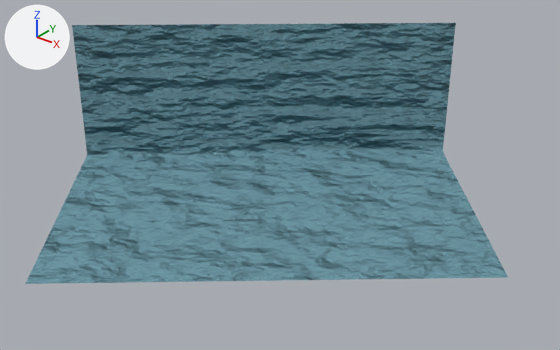
Before and after pictures for a commit that changed the Blender file beginner.blend.
Both versions are drawn from a 50 mm camera at (66.1, -77.8, 49.5) aimed at (7.7, -4.9, 4.3). Lighting does not change. The marker at upper left points along +X, +Y and +Z. The same objects are shown in both versions, whatever each file hides.

Objects in the first picture: 'BezierCurve'.
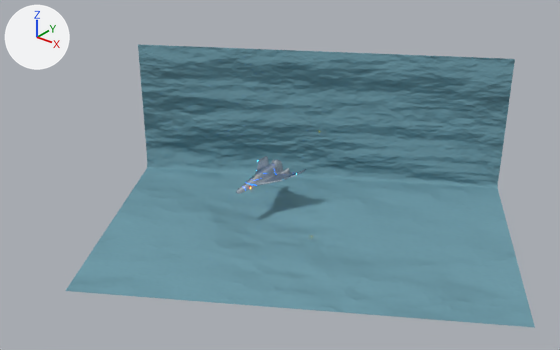
The change, as a diff of the scene's bpy script:
```diff
--- a/beginner.blend.py
+++ b/beginner.blend.py
@@ mat_material_001 @@
 n3 = _N.new('ShaderNodeTexNoise'); n3.name = 'Noise Texture'
-n3.inputs[2].default_value = 7.1  # 'Scale'
+n3.inputs[2].default_value = 1.8  # 'Scale'
 n3.inputs[3].default_value = 15.2  # 'Detail'
@@ mat_lights @@
+mat_lights = emission_material('Lights')
+mat_lights.base_color = (0.0195, 0.442, 0.8)  # cyan #26b1e7
+mat_lights.strength = 16.6
@@ mat_vent_grills @@
+mat_vent_grills = bpy.data.materials.new('Vent Grills')
+# nodes: BsdfAnisotropic, BsdfDiffuse, Gamma, LayerWeight, Math, MixShader, OutputMaterial, TexVoronoi
+# colours: dark blue #1e476b, blue #a5d1e7, black #1f1f1f
@@ mat_window @@
+mat_window = bpy.data.materials.new('Window')
+mat_window.use_nodes = True; mat_window.node_tree.nodes.clear()
+_N = mat_window.node_tree.nodes; _L = mat_window.node_tree.links
+n0 = _N.new('ShaderNodeOutputMaterial'); n0.name = 'Material Output'
+n1 = _N.new('ShaderNodeBsdfAnisotropic'); n1.name = 'Glossy BSDF'
+n1.distribution = 'BECKMANN'
+n1.inputs[1].default_value = 0.0  # 'Roughness'
+_L.new(n1.outputs[0], n0.inputs[0])  # 'BSDF' to 'Surface'
@@ mat_vent_outside @@
+mat_vent_outside = diffuse_material('Vent Outside')
+mat_vent_outside.base_color = (1.0, 1.0, 1.0)  # white #ffffff
@@ mat_exterior_metallic_001 @@
+mat_exterior_metallic_001 = bpy.data.materials.new('Exterior Metallic.001')
+# nodes: BsdfAnisotropic, BsdfDiffuse, Gamma, LayerWeight, Math, MixShader, OutputMaterial, TexVoronoi
+# colours: dark blue #1e476b, blue #a5d1e7
@@ mat_vent_inside @@
+mat_vent_inside = emission_material('Vent inside')
+mat_vent_inside.base_color = (0.8, 0.0406, 0.0)  # orange #e73900
+mat_vent_inside.strength = 5000.0
@@ mat_holes @@
+mat_holes = bpy.data.materials.new('Holes')
+# nodes: BsdfDiffuse, Emission, MixShader, OutputMaterial
+# colours: black #000000, black #0d0d0d
@@ mat_glowing_lines @@
+mat_glowing_lines = bpy.data.materials.new('Glowing Lines')
+# nodes: BsdfAnisotropic, Emission, MixShader, OutputMaterial
+# colours: blue #0069e7
@@ ob_beziercurve @@
 ob_beziercurve = bpy.data.objects.new('BezierCurve', me_mesh)
-ob_beziercurve.location = (-4.91, 5.71, -0.34)
-ob_beziercurve.rotation_euler = (0.0, 0.0, -2.443)  # degrees (0, 0, -140)
+ob_beziercurve.location = (1.09, 10.74, -4.54)
+ob_beziercurve.rotation_euler = (0.0, 0.0, -2.598)  # degrees (0, 0, -149)
 _m = ob_beziercurve.modifiers.new('Subsurf', 'SUBSURF')
@@ ob_ship @@
+ob_ship = bpy.data.objects.new('Ship', me_cube_1)  # 864 vertices, 733 faces; spans x -0.01..3.83, y -5.11..6.27, z -0.92..1.22; in mat_material_005 (red #e71800); modifiers MIRROR, SUBSURF, EDGE_SPLIT
+ob_ship.location = (0.01, 0.0, -0.04)
+ob_ship.material_slots[0].link = 'OBJECT'; ob_ship.material_slots[0].material = mat_exterior_metallic_001
+ob_ship.material_slots[2].link = 'OBJECT'; ob_ship.material_slots[2].material = mat_glowing_lines
+ob_ship.material_slots[3].link = 'OBJECT'; ob_ship.material_slots[3].material = mat_window
+ob_ship.material_slots[4].link = 'OBJECT'; ob_ship.material_slots[4].material = mat_holes
+ob_ship.material_slots[5].link = 'OBJECT'; ob_ship.material_slots[5].material = mat_vent_outside  # white #ffffff
+ob_ship.material_slots[6].link = 'OBJECT'; ob_ship.material_slots[6].material = mat_vent_inside  # orange #e73900
+ob_ship.material_slots[7].link = 'OBJECT'; ob_ship.material_slots[7].material = mat_vent_grills
+ob_ship.material_slots[8].link = 'OBJECT'; ob_ship.material_slots[8].material = mat_lights  # cyan #26b1e7
```

Boxes (x1, y1, x2, y2) around the edits, measured in the pictures (560 x 350 px):
'BezierCurve', surface changed, moved, turned: before (25, 23, 508, 284); after (66, 44, 535, 328)
'Ship', added: after (236, 156, 306, 194)
